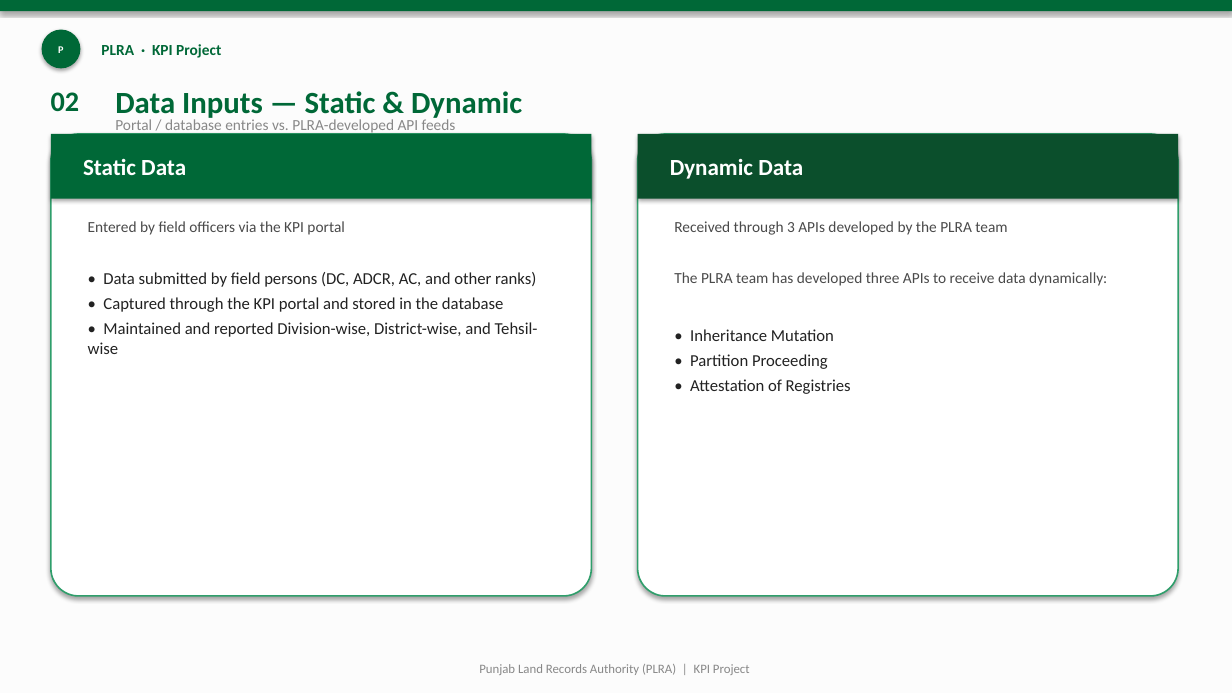
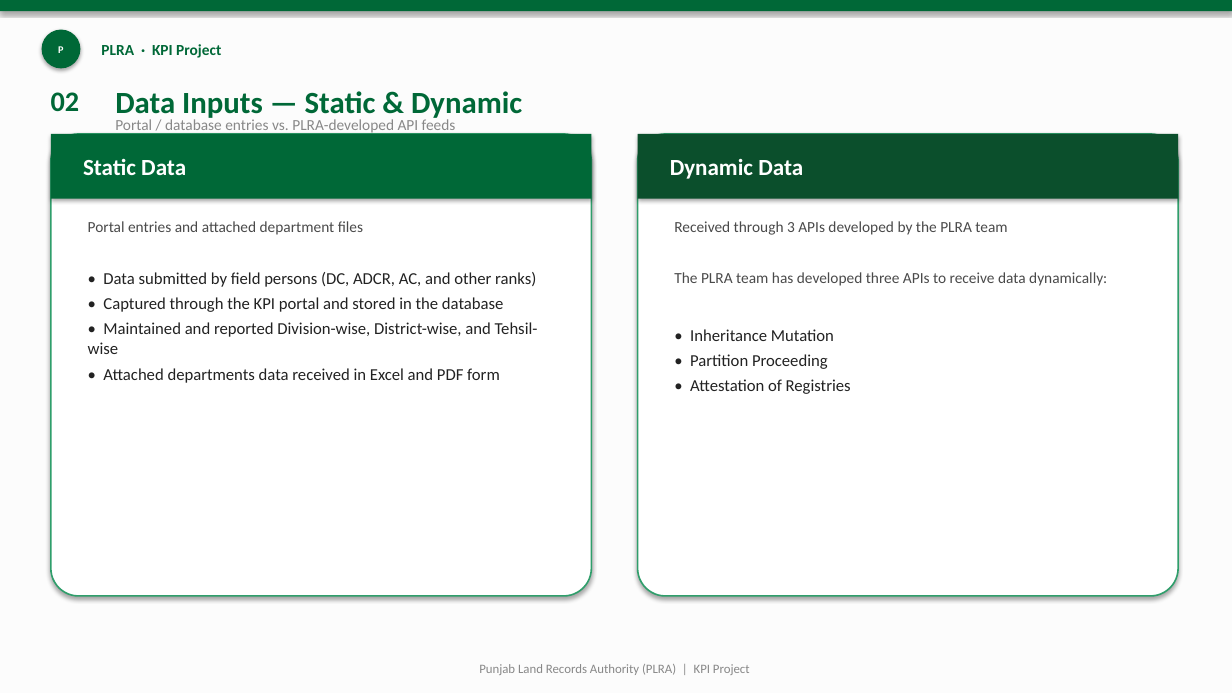
Before and after one commit to GulraizAhmed/GulraizAhmed, a slide deck: slide 2 of PLRA_KPI_Project_Presentation.pptx. Drawn at 1232x693 pixels with LibreOffice and Linux fonts; fonts in the diff are those of the drawing. Boxes give left, top, right and bottom in pixels: in the first picture for what was removed or moved away, otherwise in the second. Text is boxed around its words. In the diff, an @@ line names an element or a change of style, - is before the commit and + after.

```diff
--- a/PLRA_KPI_Project_Presentation.pptx
+++ b/PLRA_KPI_Project_Presentation.pptx
@@ text at (88,221,363,235): text changed @@
-Entered by field officers via the KPI portal
+Portal entries and attached department files
@@ text at (103,368,500,383): paragraph added @@
+• Attached departments data received in Excel and PDF form
```
Also in this commit, not shown: 1 other slide changed, 1 other file.
